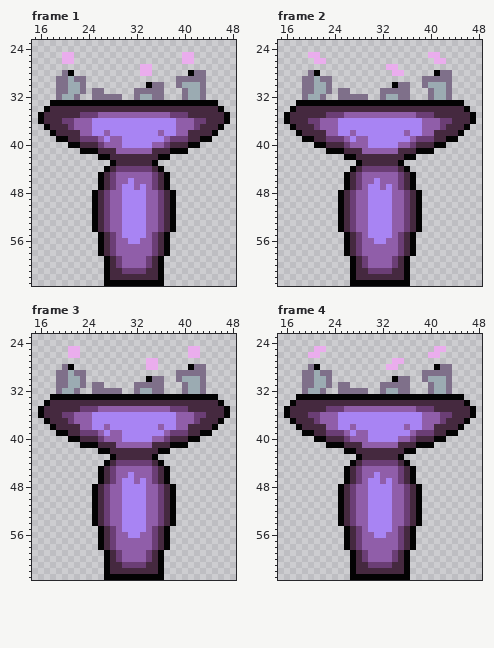
One commit to this pixel-art file: graphics/candelabra.aseprite. The picture above was drawn from the file before the commit.
64x64 pixels, 4 frames. Shown: frame 1: x 15..48, y 23..63; frame 2: x 15..48, y 23..63; frame 3: x 15..48, y 23..63; frame 4: x 15..48, y 23..63.
New version:
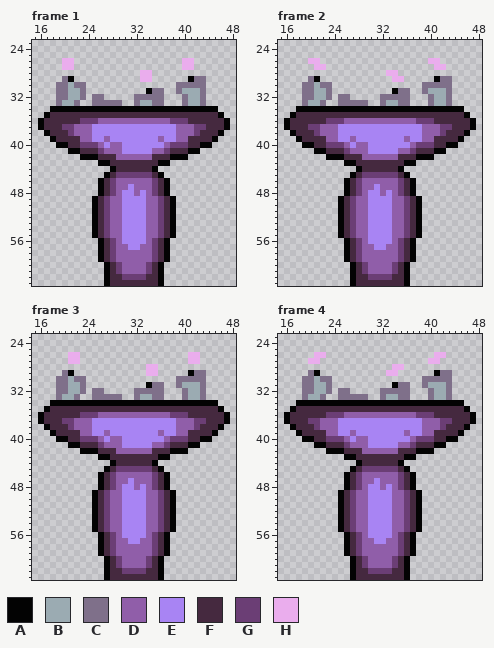
Palette (. is transparent): A #030303  B #9babb2  C #7f708a  D #905ea9  E #a884f3  F #45293f  G #6b3e75  H #eaaded
Diff:
Changed rows in their new state; - is an unchanged pixel.
Frame 1:
first column x 16:
25 ----..------------------..------
27 ----HH-----------..-----HH------
28 ----..-------------------...----
29 ---.-A..---------HH----..A------
30 ------C-----------...---CCC-----
31 ---------..-----..A----CB-------
32 ----C-BC---...---CC-------------
33 --.CBBC..CCCCC..CBBCC...CBBC..--
34 -.AAAAAAAAAAAAAAAAAAAAAAAAAAAA.-
35 .A-----FFFFFFFFFFFFFFFFFF-----A.
36 ----FFFGGGDDDDDDDDDDDDGGGFFF----
37 AF--G----------------------G--FA
38 -AF--GD----E--------E----DG--FA-
39 --AFF--DDEEDEE------DEEDD--FFA--
40 ---AAFFGGGDE-------EEDGGGFFAA---
41 -----AAFFFGDD-EEEEEDDGFFFAA-----
42 -------AAAFF-DDDDDD-FFAAA-------
43 ----------AAF------FAA----------
44 -----------.AFFFFFFA.-----------
45 ----------.AFGGGGGGFA.----------
46 ---------------D----------------
47 --------------D--D--------------
48 ---------.AFG---D--GFA.---------
first column x 25:
55 AFGD------DGFA
56 -----E--E-----
57 ------EE------
59 -AFGD----DGFA-
61 ----GDDDDG----
62 -----GGGG-----
63 ---FFFFFFFF---
Frame 2:
first column x 16:
25 ----..------------------..------
26 ----H-.-----------------H-.-----
27 -----HH----------..------HH-----
28 ----..-----------H-.-----...----
29 ---.-A..----------HH---..A------
30 ------C-----------...---CCC-----
31 ---------..-----..A----CB-------
32 ----C-BC---...---CC-------------
33 --.CBBC..CCCCC..CBBCC...CBBC..--
34 -.AAAAAAAAAAAAAAAAAAAAAAAAAAAA.-
35 .A-----FFFFFFFFFFFFFFFFFF-----A.
36 ----FFFGGGDDDDDDDDDDDDGGGFFF----
37 AF--G----------------------G--FA
38 -AF--GD----E--------E----DG--FA-
39 --AFF--DDEEDEE------DEEDD--FFA--
40 ---AAFFGGGDE-------EEDGGGFFAA---
41 -----AAFFFGDD-EEEEEDDGFFFAA-----
42 -------AAAFF-DDDDDD-FFAAA-------
43 ----------AAF------FAA----------
44 -----------.AFFFFFFA.-----------
45 ----------.AFGGGGGGFA.----------
46 ---------------D----------------
47 --------------D--D--------------
48 ---------.AFG---D--GFA.---------
first column x 25:
55 AFGD------DGFA
56 -----E--E-----
57 ------EE------
59 -AFGD----DGFA-
61 ----GDDDDG----
62 -----GGGG-----
63 ---FFFFFFFF---
Frame 3:
first column x 16:
25 -----..------------------..-----
27 -----HH-----------..-----HH-----
28 ----..-------------------...----
29 ---.-A..----------HH---..A------
30 ------C-----------...---CCC-----
31 ---------..-----..A----CB-------
32 ----C-BC---...---CC-------------
33 --.CBBC..CCCCC..CBBCC...CBBC..--
34 -.AAAAAAAAAAAAAAAAAAAAAAAAAAAA.-
35 .A-----FFFFFFFFFFFFFFFFFF-----A.
36 ----FFFGGGDDDDDDDDDDDDGGGFFF----
37 AF--G----------------------G--FA
38 -AF--GD----E--------E----DG--FA-
39 --AFF--DDEEDEE------DEEDD--FFA--
40 ---AAFFGGGDE-------EEDGGGFFAA---
41 -----AAFFFGDD-EEEEEDDGFFFAA-----
42 -------AAAFF-DDDDDD-FFAAA-------
43 ----------AAF------FAA----------
44 -----------.AFFFFFFA.-----------
45 ----------.AFGGGGGGFA.----------
46 ---------------D----------------
47 --------------D--D--------------
48 ---------.AFG---D--GFA.---------
first column x 25:
55 AFGD------DGFA
56 -----E--E-----
57 ------EE------
59 -AFGD----DGFA-
61 ----GDDDDG----
62 -----GGGG-----
63 ---FFFFFFFF---
Frame 4:
first column x 16:
25 -----..------------------..-----
26 ----.-H-----------------.-H-----
27 ----HH------------..----HH------
28 ----..-----------.-H-----...----
29 ---.-A..---------HH----..A------
30 ------C-----------...---CCC-----
31 ---------..-----..A----CB-------
32 ----C-BC---...---CC-------------
33 --.CBBC..CCCCC..CBBCC...CBBC..--
34 -.AAAAAAAAAAAAAAAAAAAAAAAAAAAA.-
35 .A-----FFFFFFFFFFFFFFFFFF-----A.
36 ----FFFGGGDDDDDDDDDDDDGGGFFF----
37 AF--G----------------------G--FA
38 -AF--GD----E--------E----DG--FA-
39 --AFF--DDEEDEE------DEEDD--FFA--
40 ---AAFFGGGDE-------EEDGGGFFAA---
41 -----AAFFFGDD-EEEEEDDGFFFAA-----
42 -------AAAFF-DDDDDD-FFAAA-------
43 ----------AAF------FAA----------
44 -----------.AFFFFFFA.-----------
45 ----------.AFGGGGGGFA.----------
46 ---------------D----------------
47 --------------D--D--------------
48 ---------.AFG---D--GFA.---------
first column x 25:
55 AFGD------DGFA
56 -----E--E-----
57 ------EE------
59 -AFGD----DGFA-
61 ----GDDDDG----
62 -----GGGG-----
63 ---FFFFFFFF---
Where, in picture pixels (left, top, right, bottom), the same in both pictures:
changed: (38, 52, 230, 196)
changed: (92, 232, 176, 286)
changed: (284, 52, 476, 196)
changed: (338, 232, 422, 286)
changed: (38, 346, 230, 490)
changed: (92, 526, 176, 580)
changed: (284, 346, 476, 490)
changed: (338, 526, 422, 580)
